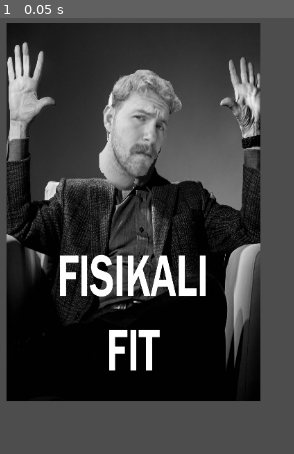
Above: before the commit, frame 1.
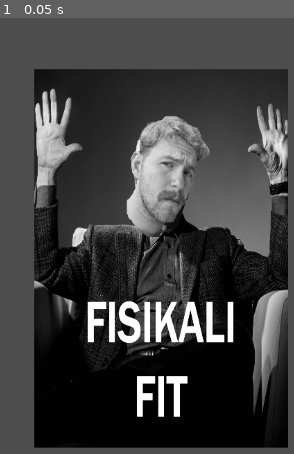
Above: after the commit, the same moment.

Repository: Jakobs9thClone/GetoarBuckshotFenster
Game: Godot game, scene res://Levels/main.tscn
The game is run twice, just before and just after one commit, with the same random seed, the same clock (stepped at 60 frames per second) and the same inputs.
Inputs:
- Up to frame 1 (0.05 s): no input

The runs differ from the first frame. In frame 1, 63% of the frame differs, in the area x 2-98%, y 1-99%.

Commit message:
fick arsch github alter

Diff:
--- a/Levels/main.tscn
+++ b/Levels/main.tscn
@@ -5,4 +5,4 @@
 [node name="Main" type="Node2D"]
 
 [node name="Card" parent="." instance=ExtResource("1_oj8hd")]
-position = Vector2(550, 280)
+position = Vector2(590, 347)
